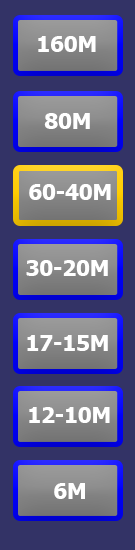
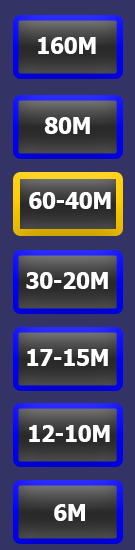
Revision of a layered 135×550 image; what changed, layer by layer:
painted on "17-15M" over (x1=27, y1=335, x2=108, y2=366)
painted on "30-20M" over (x1=26, y1=260, x2=108, y2=289)
painted on "60-40M" over (x1=29, y1=184, x2=111, y2=209)
painted on "80M" over (x1=44, y1=113, x2=90, y2=134)
painted on "6M" over (x1=54, y1=483, x2=85, y2=521)
painted on "12-10M" over (x1=29, y1=407, x2=110, y2=442)
painted on "160M" over (x1=38, y1=36, x2=96, y2=54)
painted on "Button7" over (x1=13, y1=460, x2=123, y2=544)
painted on "Button6" over (x1=13, y1=386, x2=123, y2=467)
painted on "Button5" over (x1=13, y1=313, x2=123, y2=391)
painted on "Button4" over (x1=13, y1=239, x2=123, y2=314)
painted on "Button3" over (x1=13, y1=165, x2=123, y2=236)
painted on "Button2" over (x1=13, y1=91, x2=123, y2=159)
painted on "Button1" over (x1=13, y1=15, x2=123, y2=79)